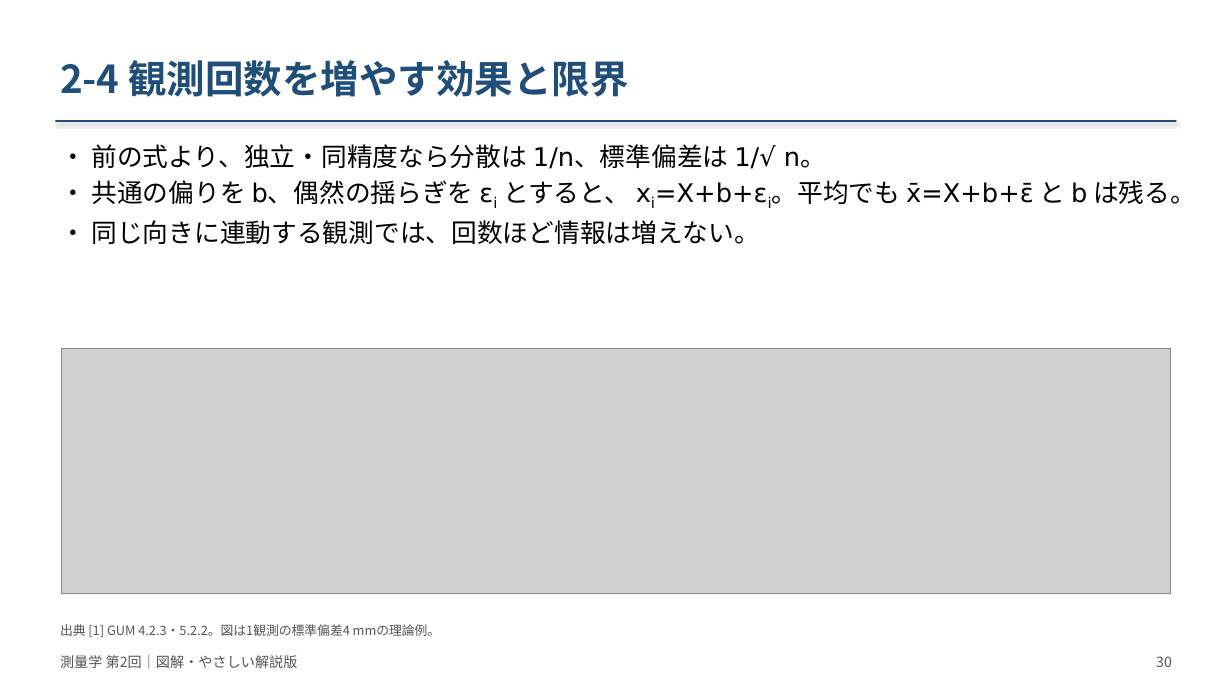
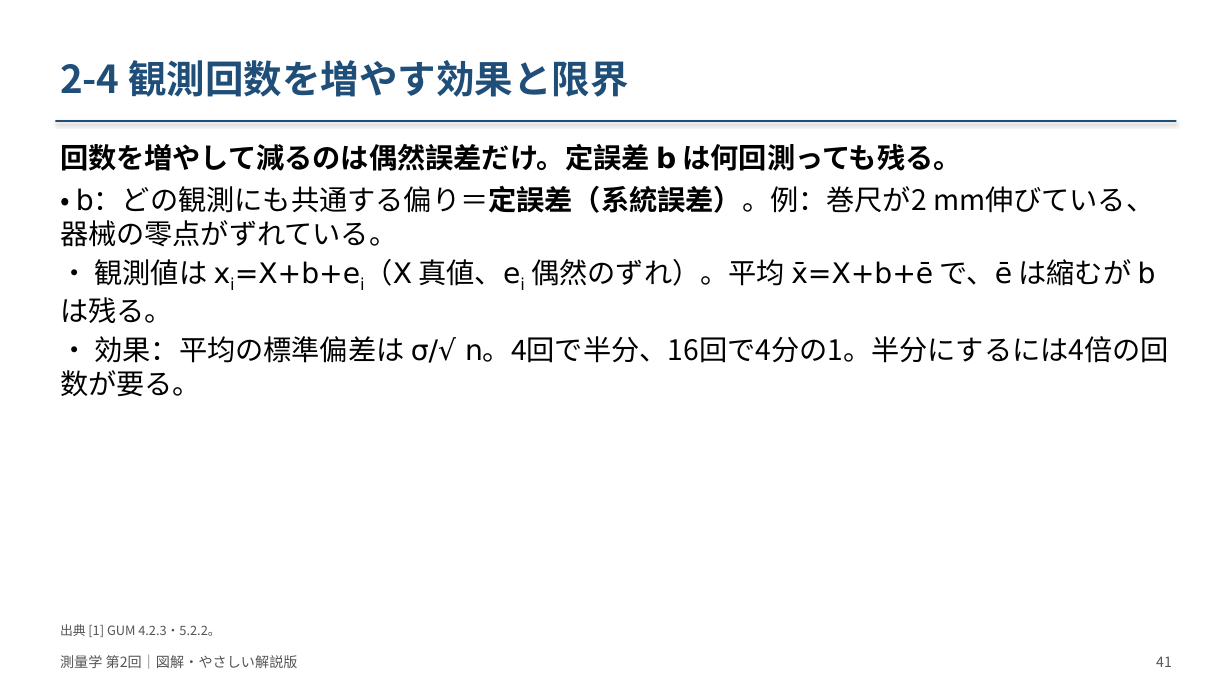
Before and after one commit to NN3210/Lecture, a slide deck: slide 41 of Surveying/materials/slides/第02回_測量の基礎と誤差論/改訂版_20261008/測量学_第02回_図解改訂版.pptx (slide 30 before the commit). Drawn at 1232x693 pixels with LibreOffice and Linux fonts; fonts in the diff are those of the drawing; grey boxes stand for pictures. Boxes give left, top, right and bottom in pixels: in the first picture for what was removed or moved away, otherwise in the second. Text is boxed around its words. In the diff, an @@ line names an element or a change of style, - is before the commit and + after.

```diff
--- a/Surveying/materials/slides/第02回_測量の基礎と誤差論/改訂版_20261008/測量学_第02回_図解改訂版.pptx
+++ b/Surveying/materials/slides/第02回_測量の基礎と誤差論/改訂版_20261008/測量学_第02回_図解改訂版.pptx
@@ text added at (60,144,1169,396), 22 pt, text #000000 @@
+回数を増やして減るのは偶然誤差だけ。定誤差 b は何回測っても残る。
+• b：どの観測にも共通する偏り＝定誤差（系統誤差）。例：巻尺が2 mm伸びている、器械の零点がずれている。
+• 観測値は xi=X+b+ei（X 真値、ei 偶然のずれ）。平均 x̄=X+b+ē で、ē は縮むが b は残る。
+• 効果：平均の標準偏差は σ/√ n。4回で半分、16回で4分の1。半分にするには4倍の回数が要る。
@@ text removed at (91,144,1196,244) @@
-• 前の式より、独立・同精度なら分散は 1/n、標準偏差は 1/√ n。
-• 共通の偏りを b、偶然の揺らぎを εi とすると、 xi=X+b+εi。平均でも x̄=X+b+ε̄ と b は残る。
-• 同じ向きに連動する観測では、回数ほど情報は増えない。
@@ picture removed at (62,348,1171,594) @@
@@ text at (60,624,220,637): text changed @@
-出典 [1] GUM 4.2.3・5.2.2。図は1観測の標準偏差4 mmの理論例。
+出典 [1] GUM 4.2.3・5.2.2。
@@ text at (1156,656,1172,667): text changed @@
-30
+41
```
Also in this commit, not shown: 57 other slides changed, 14 slides added, 23 other files.
